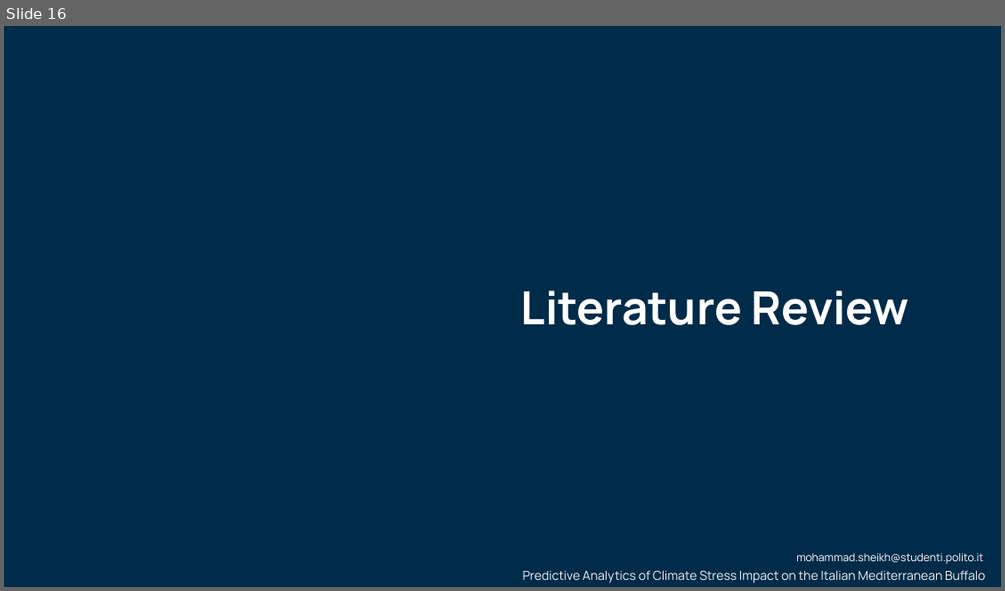
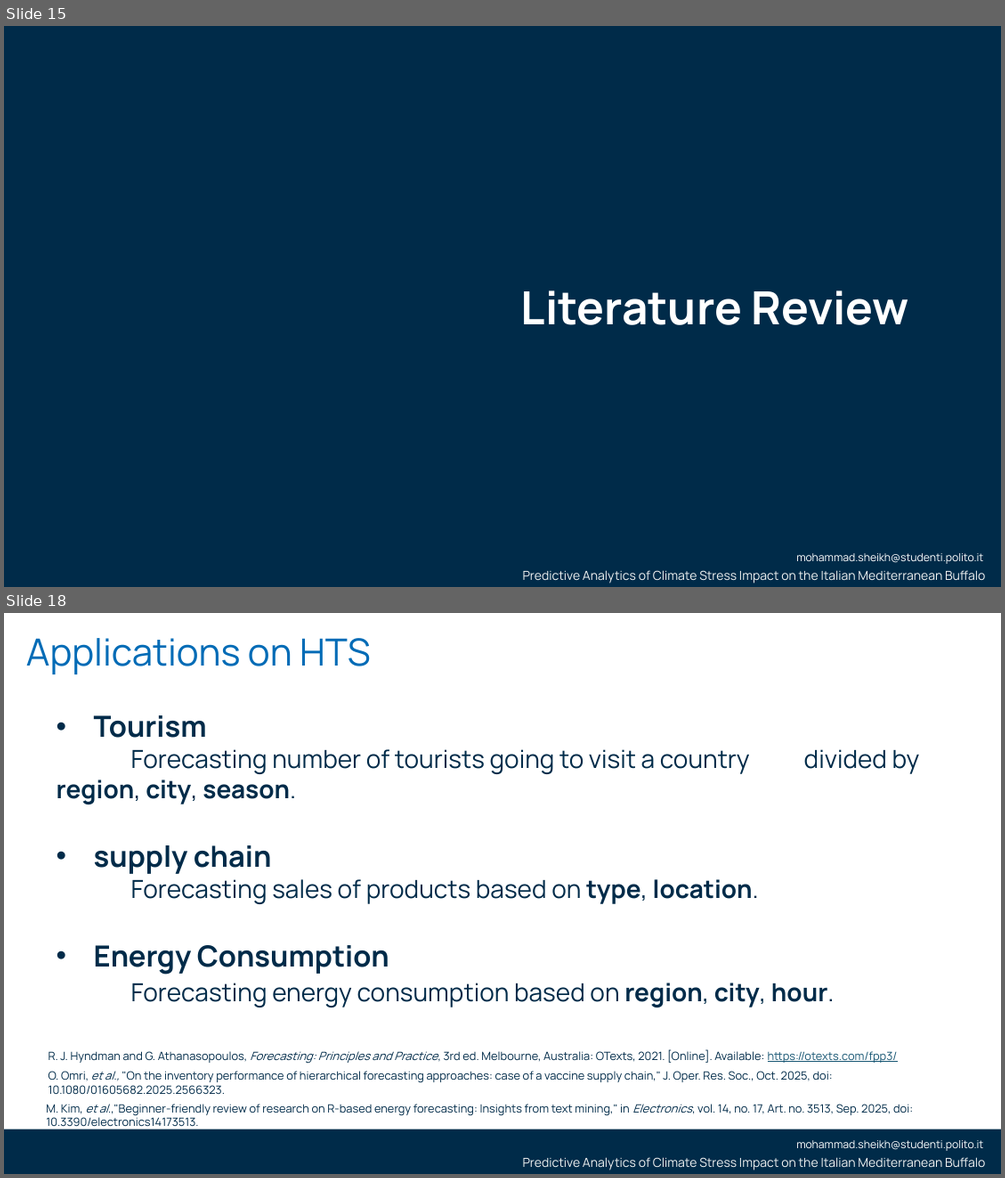
Before and after one commit to smsag99/Thesis, a slide deck: Presentation/thesisPresentation3.pptx. Shown one above the other, each under a label of ours: slide 16 before the commit, slides 15 and 18 after it; the slides between them are not shown. The pictures are 1005x591 and 1005x1178 pixels, drawn with LibreOffice and Linux fonts; fonts in the diff are those of the drawing; background and template pictures are left out. Boxes give left, top, right and bottom in pixels: in the first picture for what was removed or moved away, otherwise in the second. Text is boxed around its words. In the diff, an @@ line names an element or a change of style, - is before the commit and + after.

```diff
--- a/Presentation/thesisPresentation3.pptx
+++ b/Presentation/thesisPresentation3.pptx
@@ slide 18 added at [4, 613, 1001, 1174], background #FFFFFF; not listed: 2 template elements that a slide beside it also shows @@
@@ title added at [26, 638, 371, 674], 36 pt, text #006BB6 @@
+Applications on HTS
@@ text added at [57, 715, 834, 1007], 24 pt, text #002B49 @@
+• Tourism
+Forecasting number of tourists going to visit a country divided by region, city, season.
+• supply chain
+Forecasting sales of products based on type, location.
+• Energy Consumption
+Forecasting energy consumption based on region, city, hour.
@@ text added at [48, 1049, 898, 1063], 11 pt, text #002B49 @@
+R. J. Hyndman and G. Athanasopoulos, Forecasting: Principles and Practice, 3rd ed. Melbourne, Australia: OTexts, 2021. [Online]. Available: https://otexts.com/fpp3/
@@ text added at [48, 1070, 833, 1094], 11 pt, text #002B49 @@
+O. Omri, et al., "On the inventory performance of hierarchical forecasting approaches: case of a vaccine supply chain," J. Oper. Res. Soc., Oct. 2025, doi: 10.1080/01605682.2025.2566323.
@@ text added at [46, 1103, 913, 1130], 11 pt, text #002B49 @@
+M. Kim, et al.,"Beginner-friendly review of research on R-based energy forecasting: Insights from text mining," in Electronics, vol. 14, no. 17, Art. no. 3513, Sep. 2025, doi: 10.3390/electronics14173513.
@@ rectangle added at [4, 1129, 1001, 1174], fill #002B49 @@
@@ what was slide 16 is now slide 15 @@
```
Also in this commit, not shown: 10 slides changed, 3 other slides added, 5 slides removed, 3 other files.
